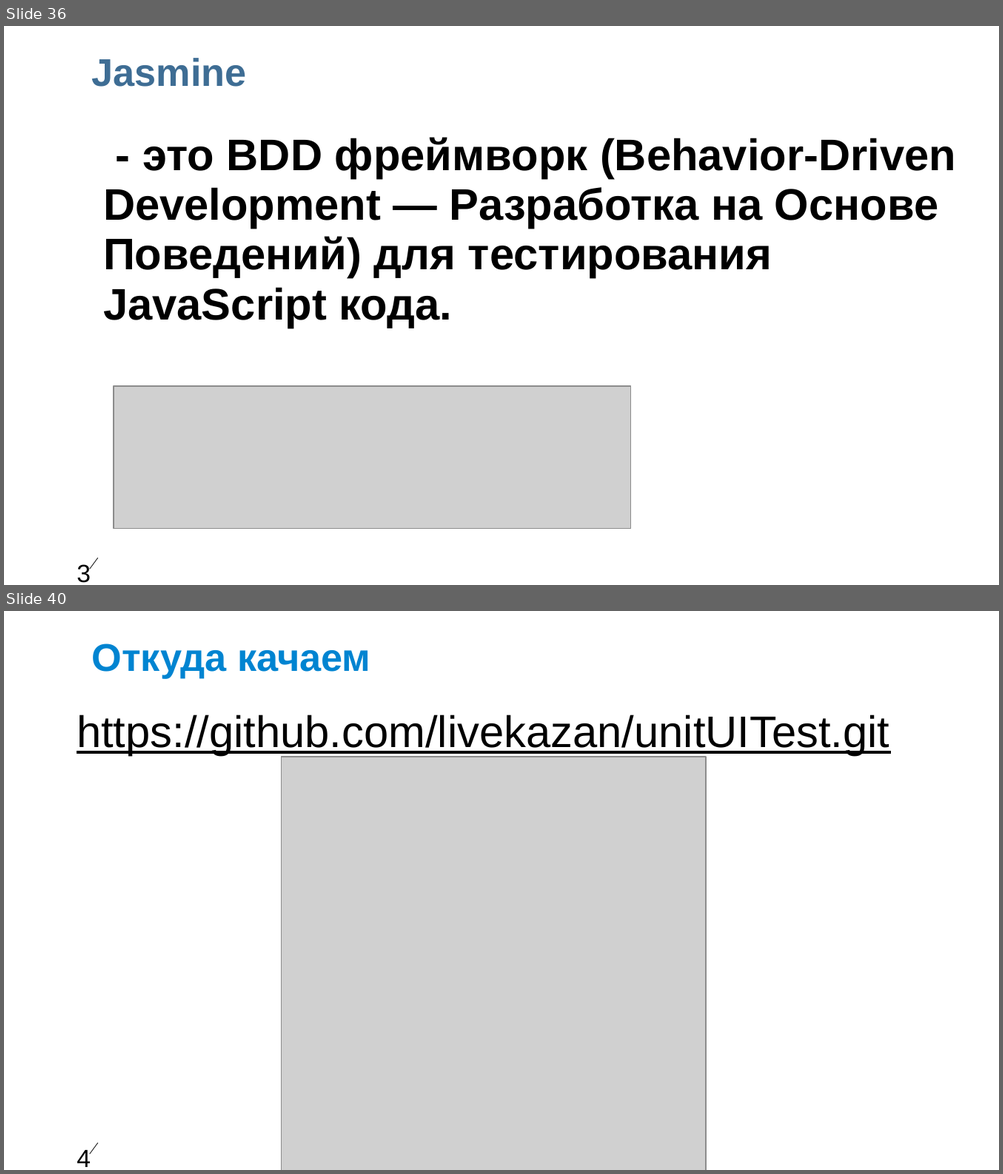
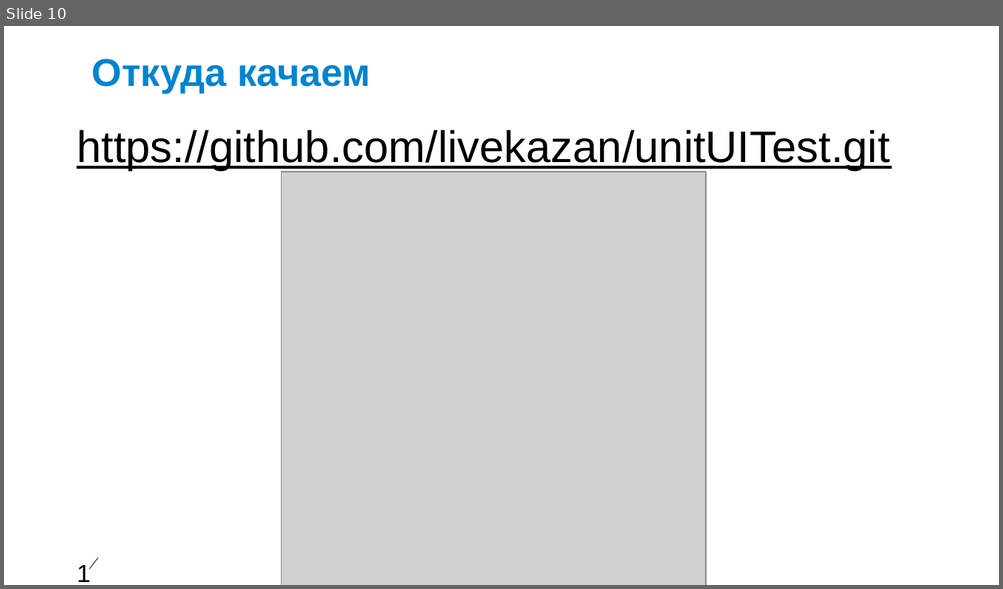
Before and after one commit to livekazan/unitUITest, a slide deck: LiquiBase.ppt. Shown one above the other, each under a label of ours: slides 36 and 40 before the commit, slide 10 after it; the slides between them are not shown. The pictures are 1003x1174 and 1003x589 pixels, drawn with LibreOffice and Linux fonts; fonts in the diff are those of the drawing; grey boxes stand for pictures; background and template pictures are left out. Boxes give left, top, right and bottom in pixels: in the first picture for what was removed or moved away, otherwise in the second. Text is boxed around its words. In the diff, an @@ line names an element or a change of style, - is before the commit and + after.

```diff
--- a/LiquiBase.ppt
+++ b/LiquiBase.ppt
@@ slide 36 removed at [4,26,999,585], background #FFFFFF; not listed: 2 template elements that a slide beside it also shows @@
@@ free removed at [91,48,976,141] @@
-Jasmine
@@ text removed at [103,137,956,328] @@
-- это BDD фреймворк (Behavior-Driven Development — Разработка на Основе Поведений) для тестирования JavaScript кода.
@@ picture removed at [114,387,631,529] @@
@@ what was slide 40 is now slide 10 @@
@@ page number at [73,556,90,580]: text changed @@
-40
+10
```
Also in this commit, not shown: 1 slide changed, 8 slides added, 37 other slides removed, 1 other file.
